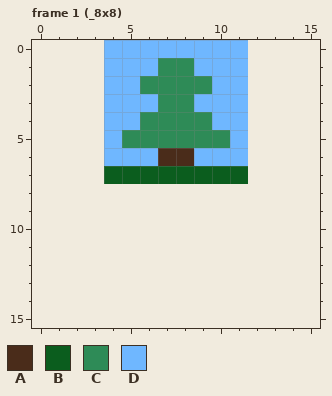
Pixel-art file: gfx/game/sprite/nono_8x8.aseprite. That is the earlier state.
8x8 pixels, 21 frames. Shown: frame 1 (_8x8). The old version is drawn lined up with the new one, on the new canvas.
Palette (. is transparent): A #4a2c1a  B #0b5d1e  C #2e8b57  D #6fb7ff
Pixels before, frame 1 (_8x8), first column x 4:
0 DDDDDDDD
1 DDDCCDDD
2 DDCCCCDD
3 DDDCCDDD
4 DDCCCCDD
5 DCCCCCCD
6 DDDAADDD
7 BBBBBBBB
The result:
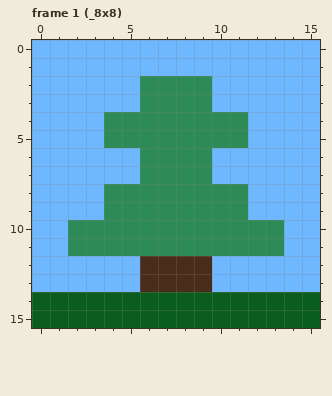
From old to new:
canvas 8x8 -> 16x16, the old top-left corner now at 4,0
Changed rows in their new state; - is an unchanged pixel.
Frame 1 (_8x8):
first column x 0:
 0 DDDD--------DDDD
 1 DDDD---DD---DDDD
 2 DDDD--------DDDD
 3 DDDD--C--C--DDDD
 4 DDDDCC----CCDDDD
 5 DDDDC------CDDDD
 6 DDDD--CCCC--DDDD
 7 DDDDDDCCCCDDDDDD
 8 DDDDCCCCCCCCDDDD
 9 DDDDCCCCCCCCDDDD
10 DDCCCCCCCCCCCCDD
11 DDCCCCCCCCCCCCDD
12 DDDDDDAAAADDDDDD
13 DDDDDDAAAADDDDDD
14 BBBBBBBBBBBBBBBB
15 BBBBBBBBBBBBBBBB
Changed places in both pictures, as pixel boxes (x1, y1, x2, y2):
changed: (32, 40, 320, 328)
